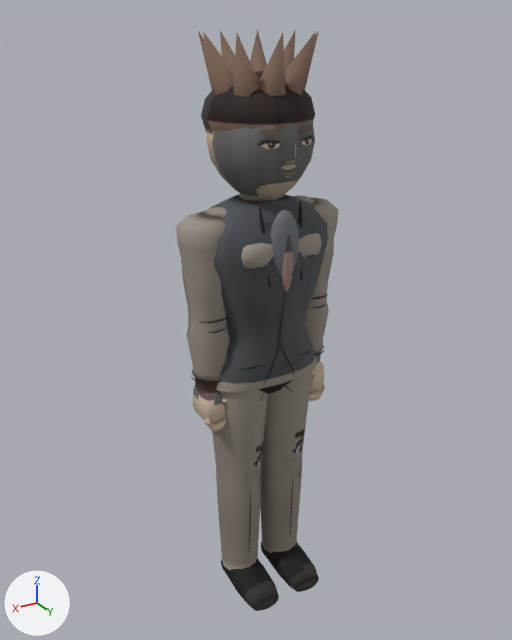
The glTF model assets/roster/models/kimgyeongbae_a.glb, before and after one commit.
Both versions are drawn from a camera (50 mm lens) standing at (1.191, 1.955, 2.055) and looking at (0.002, -0.027, 1.064). The axes (+X, +Y, +Z) are drawn at lower left. The lights are the same throughout. The picture after the commit comes second. Vertices at exactly the same position are counted once.

The scene before the commit, as lines of its bpy script (objects in view):
```python
me_mesh_0 = bpy.data.meshes.new('Mesh_0')
me_mesh_0.from_pydata(...)  # 4416 vertices, 7866 faces; spans x -0.3..0.3, y -0.2..0.23, z -0.03..2.01
me_mesh_0.materials.append(mat_material_0)
ob_body = bpy.data.objects.new('Body', me_mesh_0)
ob_body.location = (0.0, 0.0, 0.0)
```
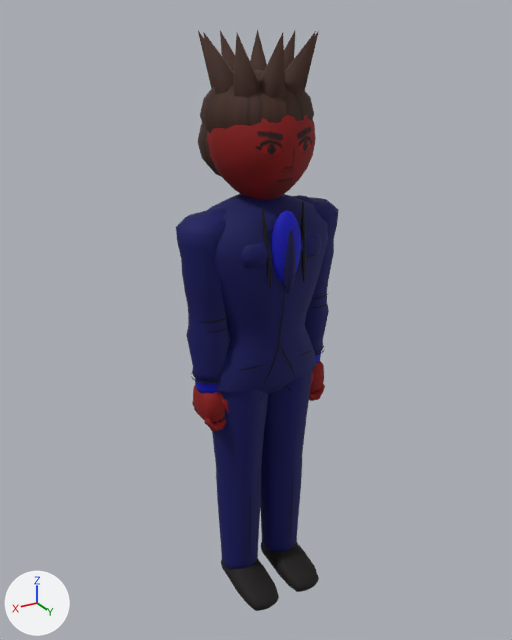
Edits to the bpy script that builds the scene:
```text
Change me_mesh_0:
    used by ob_body; location = (0.0, 0.0, 0.0)
    remove me_mesh_0.from_pydata(...)  # 4416 vertices, 7866 faces; spans x -0.3..0.3, y -0.2..0.23, z -0.03..2.01
    add me_mesh_0.from_pydata(...)  # 3681 vertices, 6740 faces; spans x -0.3..0.3, y -0.21..0.23, z -0.03..2.01
    me_mesh_0 part 1: 18 loose pieces with 774 vertices, spanning x -0.1..0.1, y 0.15..0.18, z 1.6..1.75, are deleted
    me_mesh_0 part 2: 210 vertices moved from x -0.18..0.18, y -0.19..0.17, z 1.23..1.9 to x -0.18..0.18, y -0.2..0.18, z 1.23..1.9; 572 vertices removed from x -0.17..0.16, y -0.16..0.18, z 1.23..1.87; 611 vertices added at x -0.18..0.18, y -0.21..0.19, z 1.23..1.88
    me_mesh_0 part 3: 5249 kept faces spanning x -0.3..0.3, y -0.2..0.23, z -0.03..2.01 get new vertex colours
    other edits to the shape of me_mesh_0 do not show in these pictures
```

Boxes (x1, y1, x2, y2) around the edits, measured in the pictures (512 x 640 px; the box of a moved part takes in the faces that stretch with it):
part 1 of me_mesh_0, deleted
    before: (257, 126, 314, 177)
part 2 of me_mesh_0, moved or reshaped
    before: (201, 29, 315, 310)
    after: (198, 33, 316, 294)
part 3 of me_mesh_0, recoloured (grey to blue)
    both: (176, 30, 339, 611)
